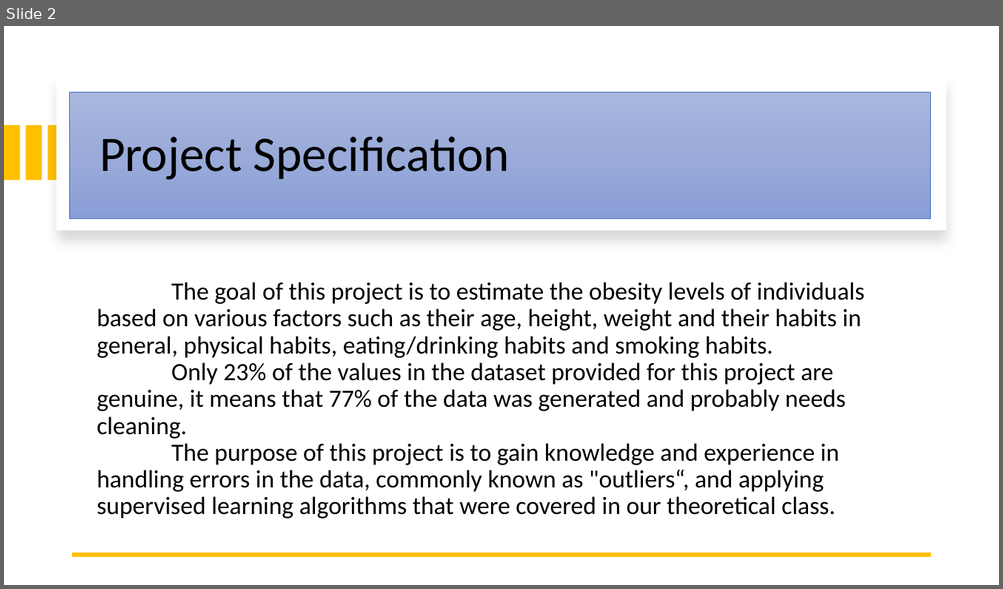
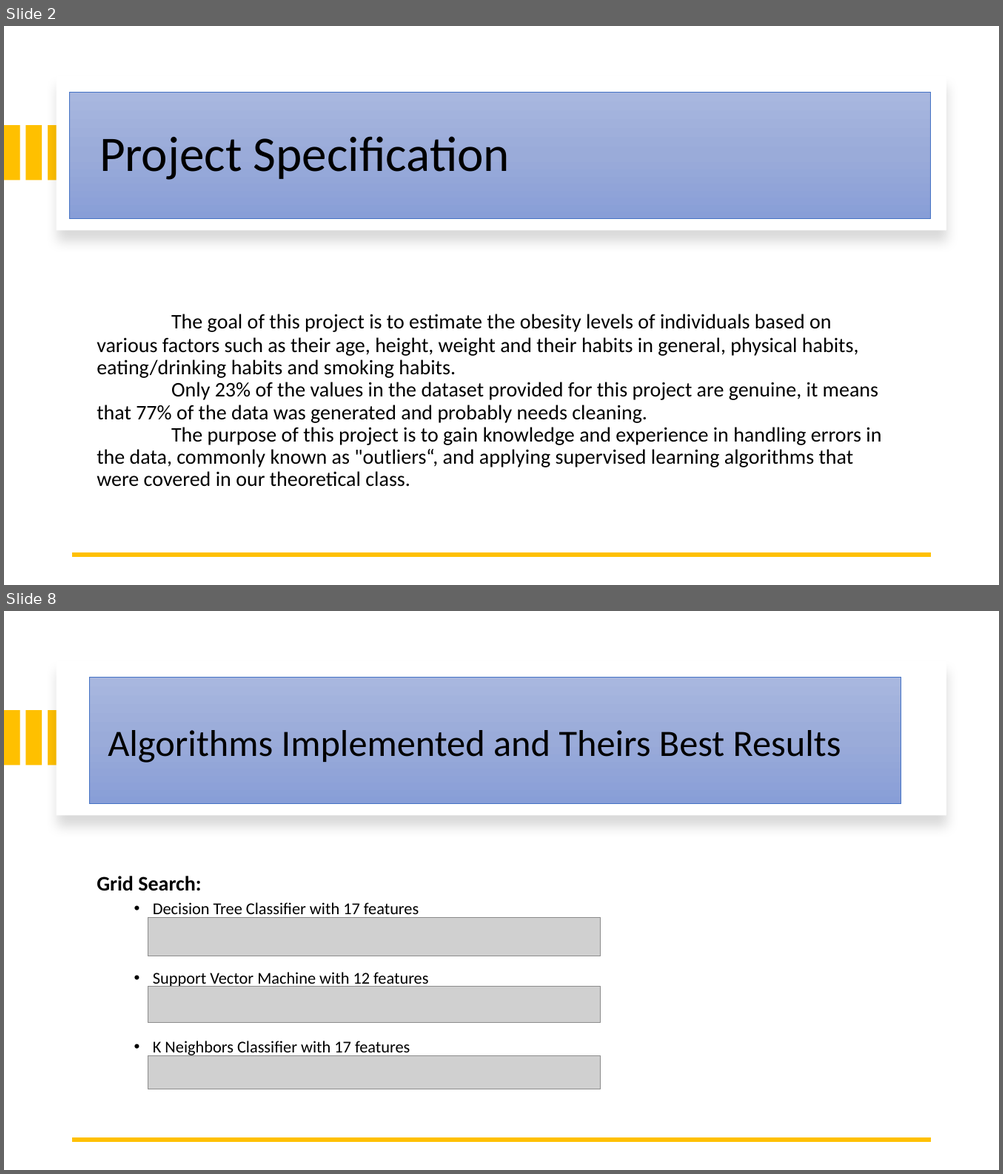
Before and after one commit to Eduardoramos123/IA_Projeto2, a slide deck: docs/checkpoint.pptx. Shown one above the other, each under a label of ours: slide 2 before the commit, slides 2 and 8 after it; the slides between them are not shown. The pictures are 1003x589 and 1003x1174 pixels, drawn with LibreOffice and Linux fonts; fonts in the diff are those of the drawing; grey boxes stand for pictures. Boxes give left, top, right and bottom in pixels: in the first picture for what was removed or moved away, otherwise in the second. Text is boxed around its words. In the diff, an @@ line names an element or a change of style, - is before the commit and + after.

```diff
--- a/docs/checkpoint.pptx
+++ b/docs/checkpoint.pptx
@@ slide 8 added at (4, 611, 999, 1170), background #FFFFFF @@
@@ rectangle added at (57, 661, 946, 815), fill #FFFFFF @@
@@ title added at (89, 678, 900, 804), fill gradient #A8B7DF to #9AABD9 to #889ED7, outline #4472C4 0.5 pt, 36 pt, text #000000 @@
+Algorithms Implemented and Theirs Best Results
@@ rectangle added at (4, 710, 20, 766), fill #FFC000 @@
@@ rectangle added at (25, 710, 41, 766), fill #FFC000 @@
@@ rectangle added at (48, 710, 64, 766), fill #FFC000 @@
@@ text added at (96, 876, 428, 1057), 16 pt, text #000000 @@
+Grid Search:
+  • Decision Tree Classifier with 17 features
+  • Support Vector Machine with 12 features
+  • K Neighbors Classifier with 17 features
@@ picture added at (148, 918, 600, 957) @@
@@ picture added at (148, 987, 600, 1024) @@
@@ picture added at (148, 1056, 600, 1090) @@
@@ line added from (930, 1140) to (73, 1140), #FFC000 4.5 pt @@
@@ slide 2 changed as well @@
@@ text "The goal of this project ..." at (96, 314, 881, 487): size 24 to 20 pt @@
```
Also in this commit, not shown: 2 other slides changed, 5 other slides added, 2 slides removed, 2 other files.
